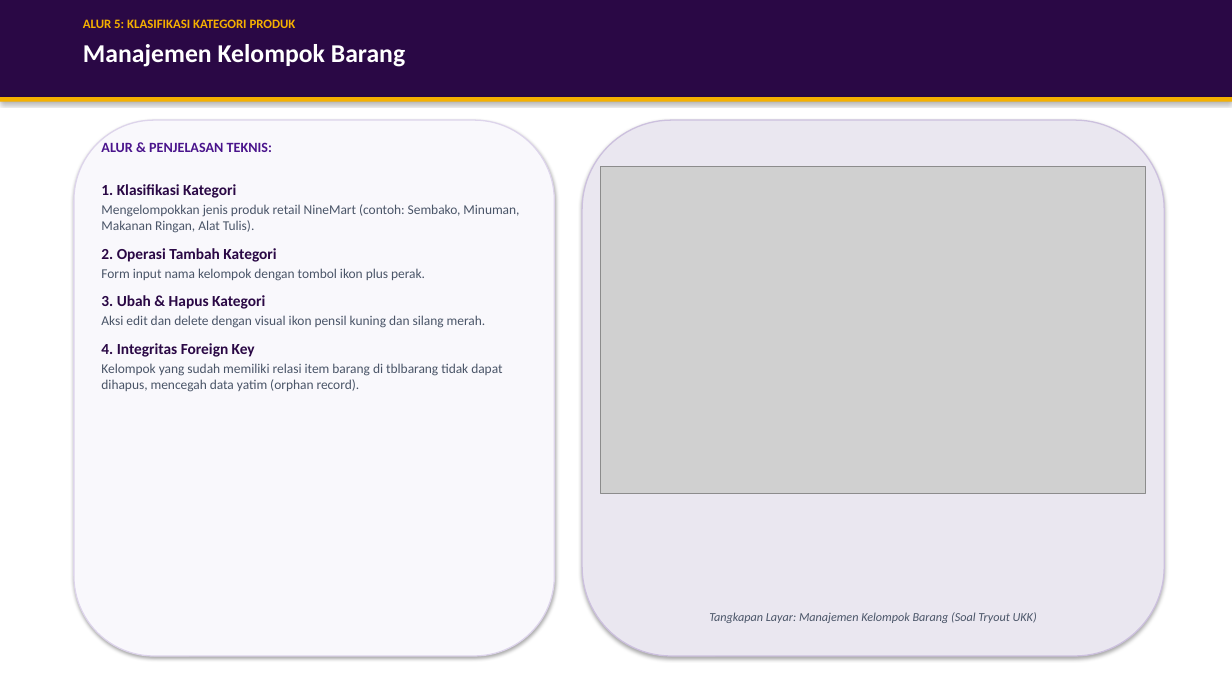
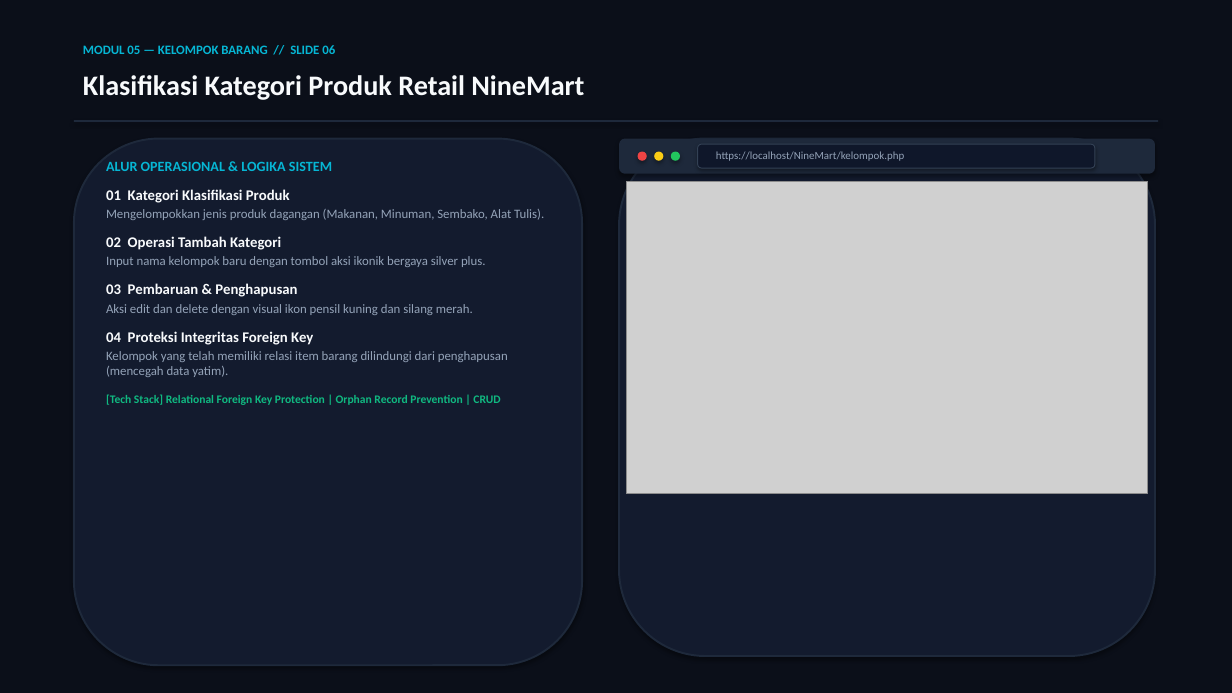
Before and after one commit to SabilMurti/BelajarUKK, a slide deck: slide 6 of NineMart/dokumen/PRESENTASI_NINEMART_CANVA.pptx. Drawn at 1232x693 pixels with LibreOffice and Linux fonts; fonts in the diff are those of the drawing; grey boxes stand for pictures. Boxes give left, top, right and bottom in pixels: in the first picture for what was removed or moved away, otherwise in the second. Text is boxed around its words. In the diff, an @@ line names an element or a change of style, - is before the commit and + after.

Commit message:
style: buat ulang pptx dark-tech executive dan update link canva baru

```diff
--- a/NineMart/dokumen/PRESENTASI_NINEMART_CANVA.pptx
+++ b/NineMart/dokumen/PRESENTASI_NINEMART_CANVA.pptx
@@ rectangle: place and size @@
-rectangle at <box>0,0,1232,97</box>
+rectangle at <box>0,0,1232,693</box>
@@ rectangle at <box>0,0,1232,693</box>: fill #2A0845 to #0B0F19 @@
@@ text at <box>83,45,335,54</box>: text changed; size 20 to 10 pt; text colour #FFFFFF to #06B6D4 @@
-Manajemen Kelompok Barang
+MODUL 05 — KELOMPOK BARANG // SLIDE 06
@@ text at <box>83,75,584,100</box>: text changed; size 10 to 22 pt; text colour #F5B000 to #F8FAFC @@
-ALUR 5: KLASIFIKASI KATEGORI PRODUK
+Klasifikasi Kategori Produk Retail NineMart
@@ rounded rectangle: place and size @@
-rounded rectangle at <box>74,120,555,656</box>
+rounded rectangle at <box>74,139,582,665</box>
@@ rounded rectangle at <box>74,139,582,665</box>: fill #F9F8FC to #131B2E; outline #DDD4EB 1 pt to #1E293B 1.5 pt @@
@@ rectangle: place and size @@
-rectangle at <box>0,97,1232,102</box>
+rectangle at <box>74,120,1158,122</box>
@@ rectangle at <box>74,120,1158,122</box>: fill #F5B000 to #1E293B @@
@@ text removed at <box>101,142,272,152</box> @@
-ALUR & PENJELASAN TEKNIS:
@@ rounded rectangle: place and size @@
-rounded rectangle at <box>582,120,1165,656</box>
+rounded rectangle at <box>619,139,1155,656</box>
@@ rounded rectangle at <box>619,139,1155,656</box>: fill #EAE7F0 to #131B2E; outline #CCC0DE 1 pt to #1E293B 1.5 pt @@
@@ rounded rectangle added at <box>619,139,1155,174</box>, fill #1E293B @@
@@ rounded rectangle added at <box>698,144,1095,168</box>, fill #0F172A, outline #334155 0.75 pt @@
@@ text "ALUR OPERASIONAL & LOGIKA SISTEM": place and size @@
-text "ALUR OPERASIONAL & LOGIKA SISTEM" at <box>101,184,519,392</box>
+text "ALUR OPERASIONAL & LOGIKA SISTEM" at <box>106,162,544,405</box>
@@ text at <box>106,162,544,297</box>: text changed; size 10.5 to 10 pt; text colour #4A5568 to #94A3B8 @@
-1. Klasifikasi Kategori
-Mengelompokkan jenis produk retail NineMart (contoh: Sembako, Minuman, Makanan Ringan, Alat Tulis).
-2. Operasi Tambah Kategori
-Form input nama kelompok dengan tombol ikon plus perak.
-3. Ubah & Hapus Kategori
+ALUR OPERASIONAL & LOGIKA SISTEM
+01 Kategori Klasifikasi Produk
+Mengelompokkan jenis produk dagangan (Makanan, Minuman, Sembako, Alat Tulis).
+02 Operasi Tambah Kategori
+Input nama kelompok baru dengan tombol aksi ikonik bergaya silver plus.
+03 Pembaruan & Penghapusan
@@ ellipse added at <box>638,152,647,161</box>, fill #EF4444 @@
@@ ellipse added at <box>654,152,664,161</box>, fill #FACC15 @@
@@ ellipse added at <box>671,152,680,161</box>, fill #22C55E @@
@@ text added at <box>716,151,904,161</box>, 8.5 pt, text #94A3B8 @@
+https://localhost/NineMart/kelompok.php
@@ picture: place and size @@
-picture at <box>601,166,1146,494</box>
+picture at <box>627,181,1148,494</box>
@@ text at <box>106,304,473,315</box>: size 10.5 to 10 pt, text colour #4A5568 to #94A3B8 in "Aksi edit dan delete dengan visual ikon ..." @@
@@ text at <box>106,331,508,405</box>: text changed; size 10.5 to 10 pt; text colour #4A5568 to #94A3B8; bold on @@
-4. Integritas Foreign Key
-Kelompok yang sudah memiliki relasi item barang di tblbarang tidak dapat dihapus, mencegah data yatim (orphan record).
+04 Proteksi Integritas Foreign Key
+Kelompok yang telah memiliki relasi item barang dilindungi dari penghapusan (mencegah data yatim).
+[Tech Stack] Relational Foreign Key Protection | Orphan Record Prevention | CRUD
@@ text removed at <box>709,612,1037,623</box> @@
-Tangkapan Layar: Manajemen Kelompok Barang (Soal Tryout UKK)
```
Also in this commit, not shown: 4 other slides changed, 5 slides added, 5 slides removed, 1 other file.
